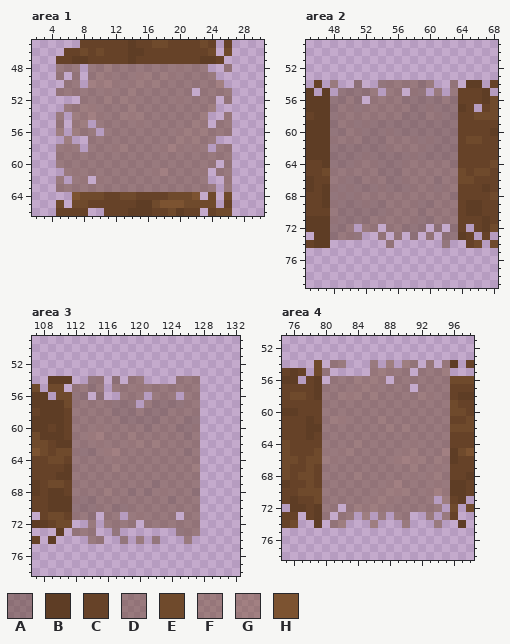
Pixel-art file -- src/concept/sprite/decals.aseprite. The picture above was drawn from the file before the commit.
256x256 pixels, 1 frame. Colours within 5 levels of each other are drawn and written as one. Shown: area 1: x 2..30, y 45..66; area 2: x 45..68, y 49..79; area 3: x 107..132, y 49..78; area 4: x 75..98, y 51..78. The commit also changed other parts of the picture, which this record leaves out.
Palette (. is transparent): A #5e3d257a  B #5e3d25  C #664228  D #6b46297a  E #6f4a2c  F #744d2e7a  G #7c53317a  H #7c5331
And afterwards:
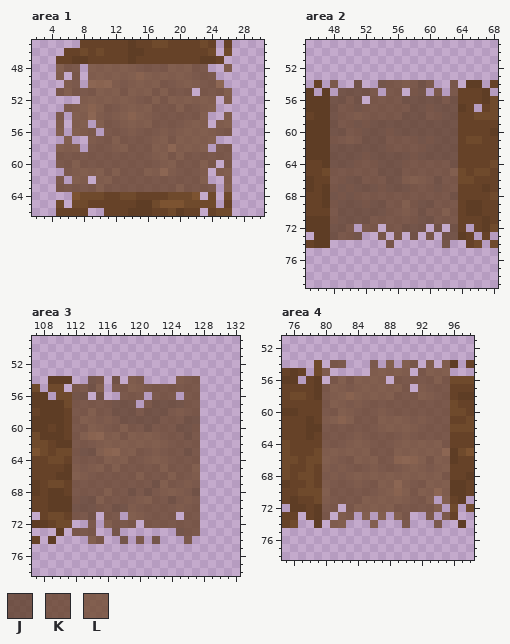
Colours new in this view: J #5e3d25c7  K #664228c7  L #6f4a2cc7
Changes in this commit:
colour G: #7c53317a -> #7c5331c7
Changed rows in their new state; - is a pixel that keeps its letter.
Area 1:
first column x 5:
48 LKK-LLLLLLKKKKLLLKK--L
49 L-K-LLLLLL-LLLLLLKKK--
50 -LK----LKLLLLKKLLLKK--
51 KLKKKLLLKLLLKLKKK-KKKL
52 ---LLLLLLLKKLKLLLLLL-L
53 -KLL-LKKLLLLKKKLKKLL--
54 K-LL-LKLL-LLKKKKKKL--L
55 L-LL-LKKLLLLKKKKLLL-LL
56 L-LLK-KKKLKKKLKLLLLLKK
57 -L--LKKLKKKKLLKLLLLL--
58 LLL-KKKLLKKKLL-LLLL-KK
59 KKKKKKKKKKKKLLKLKKKKKK
60 KKLKKKKKKKKKKLLKKKLK-K
61 -KLLLLKLKKKLL-LKKKL-LL
62 K-LL-LLKKKKKKKKKKKL--L
63 KKKKKLKKKKKKKKKLKKKK-L
Area 2:
first column x 48:
54 K--J--JKKLKJK--K
55 -JJJJK-KK-KJ-K-K
56 JJKJ-KKKKJJJJJKJ
57 JKKJKKKKKKJJKJJJ
58 JKKLKKKKKJJJKKJJ
59 JKKJKJJJJJJJJJJJ
60 JJKKJJJKJJJJJJJJ
61 KKLKJJJKKKKJKJJJ
62 JJJJJJJKKKKKJJJJ
63 JJJJKJJJJJKJJJJJ
64 JJJKKKJJJKKKKKKJ
65 KKKKKKJJJKKKKKKL
66 KKJJKKKJJLLLKJKK
67 KJKJJJKJJJKKKJKK
68 JKJKKKKKKKKKKKKJ
69 KJJJKJJKKLKJJKKK
70 KJJJJJJKKLKJKKLK
71 KJJJJKKKKKKJJKKK
72 JJK-KK-KKJJJ-J-J
73 JKKJ--K-K-J-K-JJ
74 -------K------J-
Area 3:
first column x 112:
54 --JK-J-LK----LKK
55 KKJL-KKLLKKKKKKK
56 JJ-J--KKK-KKK-KK
57 KKKKKJJJ-KJJJJKK
58 KKLKKJJJKJJJKLKK
59 KLLKLKJJJJJKKKJJ
60 KKLLKKLKKJKKKJJK
61 KL--LLKLLLLKKKJK
62 KKKLLLLLLLLLKKKK
63 KJJL--LLKKLKKKJK
64 KKKKLLLKKLLLKKKK
65 LKLLKLKKKKKLKKKL
66 LLKKKKKKLKKKLKKL
67 KKKKKKKKKKJLKKLK
68 KKKKLKKJKJKLLLKJ
69 KJJLKKKKLLKKJKLK
70 JJJKKJJLKKKKKLKK
71 KKJ-KK-LLKKKK-KK
72 --K-LKKK-KKKKKKK
73 KKK--J-------JKK
74 --LK--J-K-J---K-
Area 4:
first column x 80:
54 -KK---K-L-LK-L-L
55 L-----LLLLL-KLLL
56 -KLKLLLL-KKKKKLK
57 KLLKLLLLLLK-LKKK
58 KLL-LLLLLKKKLLKK
59 KLLKLKKKKKKKKKKK
60 KKLLKKKLKKKKKKKK
61 LL-LKKKLLLLKLKKK
62 KKKKKKKLLLLLKKKK
63 KKKKLKKKKKLKKKKK
64 KKKLLLKKKLLLLLLK
65 LLLLLLKKKLLLLLL-
66 LLKKLLLKK---LKLL
67 LKLKKKLKKKLLLKLL
68 KLKLLLLLLLLLLLLK
69 LKKKLKKLL-LKKLLL
70 LKKKKKKLL-LKLL-L
71 LKKKKLLLLLLKKL-L
72 KK-KLLLLLKKKKKL-
73 K-LK-L-L-LK--K-K
74 -LL---L---K---K-
Changed places in both pictures, as pixel boxes (x1, y1, x2, y2):
changed: (56, 64, 232, 192)
changed: (330, 80, 458, 248)
changed: (72, 376, 200, 544)
changed: (322, 360, 450, 528)
